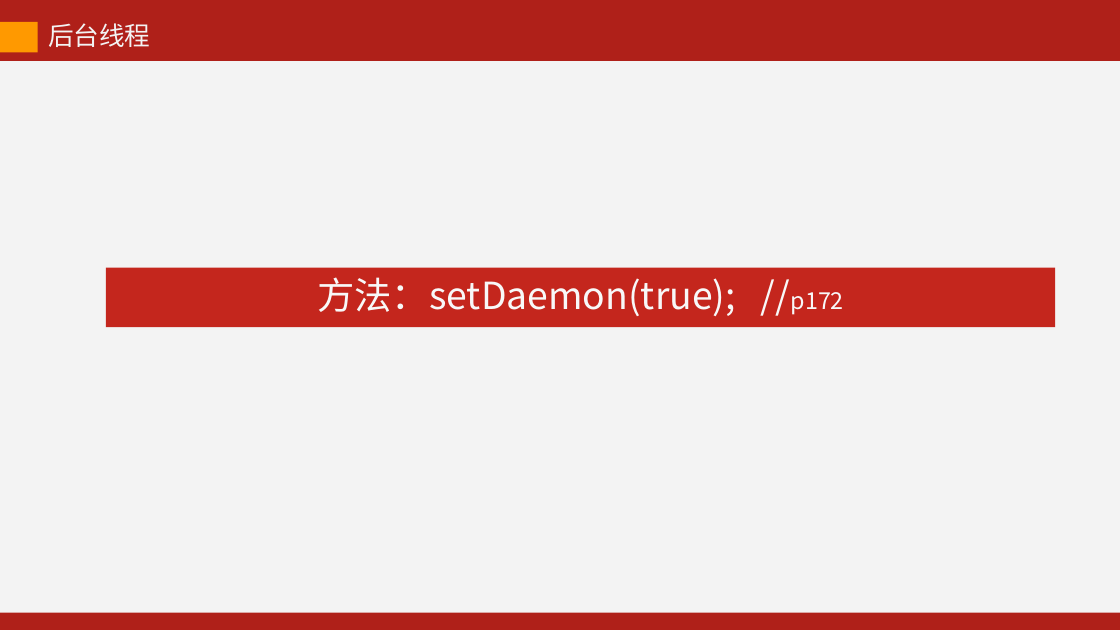
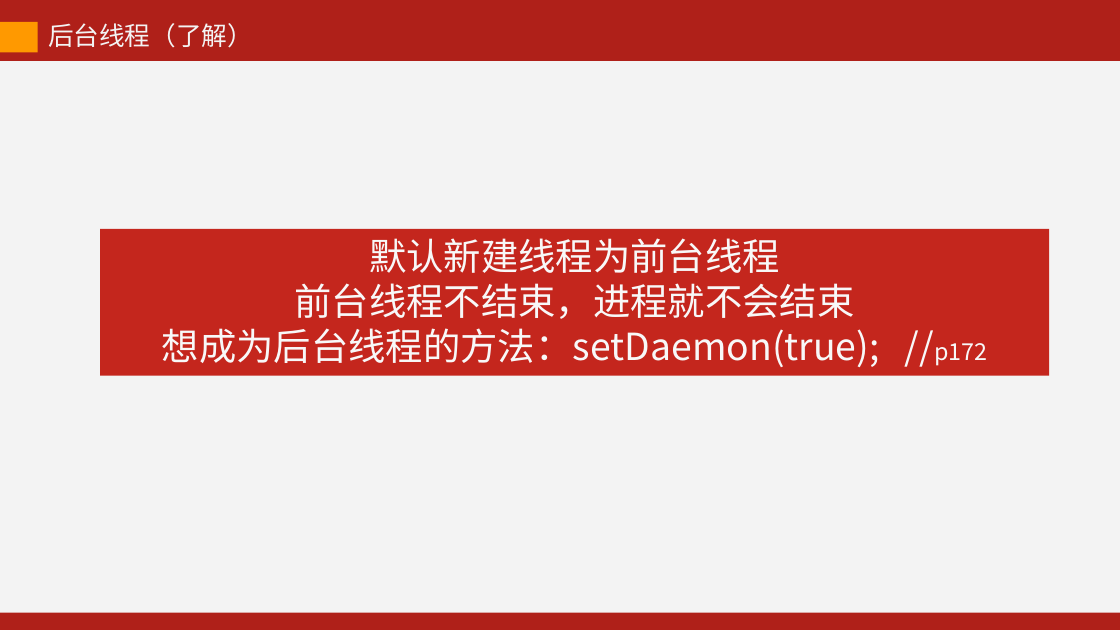
Before and after one commit to kevinjoyce/JavaCourseWare, a slide deck: slide 17 of PPT/每次课PPT/05 线程-1.pptx. Drawn at 1120x630 pixels with LibreOffice and Linux fonts; fonts in the diff are those of the drawing. Boxes give left, top, right and bottom in pixels: in the first picture for what was removed or moved away, otherwise in the second. Text is boxed around its words. In the diff, an @@ line names an element or a change of style, - is before the commit and + after.

Commit message:
线程微调课件

```diff
--- a/PPT/每次课PPT/05 线程-1.pptx
+++ b/PPT/每次课PPT/05 线程-1.pptx
@@ text at [48, 23, 253, 48]: text changed @@
-后台线程
+后台线程（了解）
@@ rectangle "默认新建线程为前台线程": place and size @@
-rectangle "默认新建线程为前台线程" at [106, 268, 1055, 327]
+rectangle "默认新建线程为前台线程" at [100, 229, 1049, 376]
@@ text in rectangle at [162, 238, 987, 367]: text changed @@
-方法：setDaemon(true); //p172
+默认新建线程为前台线程
+前台线程不结束，进程就不会结束
+想成为后台线程的方法：setDaemon(true); //p172
```
Also in this commit, not shown: 1 other slide changed, 1 other file.
